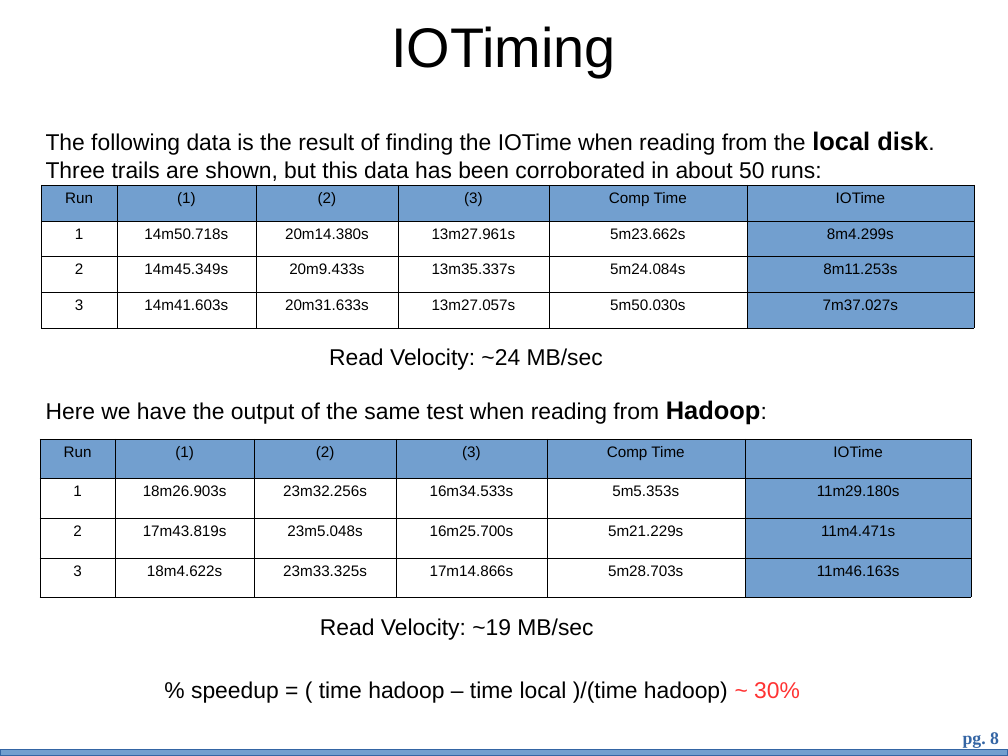
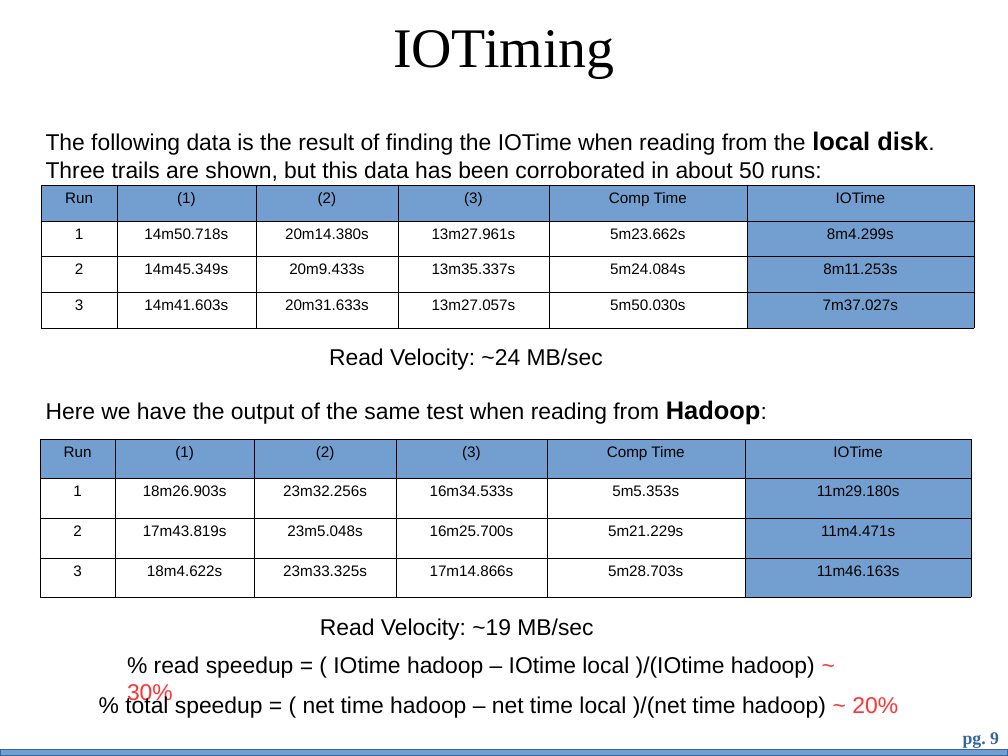
Before and after one commit to bth5032/smartsubmit, a slide deck: slide 9 of Presentations/benchmarking/bench.odp (slide 8 before the commit). Drawn at 1008x756 pixels with LibreOffice and Linux fonts; fonts in the diff are those of the drawing; background and template pictures are left out. Boxes give left, top, right and bottom in pixels: in the first picture for what was removed or moved away, otherwise in the second. Text is boxed around its words. In the diff, an @@ line names an element or a change of style, - is before the commit and + after.

```diff
--- a/Presentations/benchmarking/bench.odp
+++ b/Presentations/benchmarking/bench.odp
@@ title "IOTiming" at [393, 30, 614, 77]: font Arial to Times New Roman @@
@@ text added at [127, 656, 815, 706], 18 pt, text #000000 @@
+% read speedup = ( IOtime hadoop – IOtime local )/(IOtime hadoop) ~ 30%
@@ text at [125, 694, 898, 718]: text changed @@
-% speedup = ( time hadoop – time local )/(time hadoop) ~ 30%
+% total speedup = ( net time hadoop – net time local )/(net time hadoop) ~ 20%
```
Also in this commit, not shown: 7 other slides changed, 2 slides added, 1 slide removed, 2 other files.
